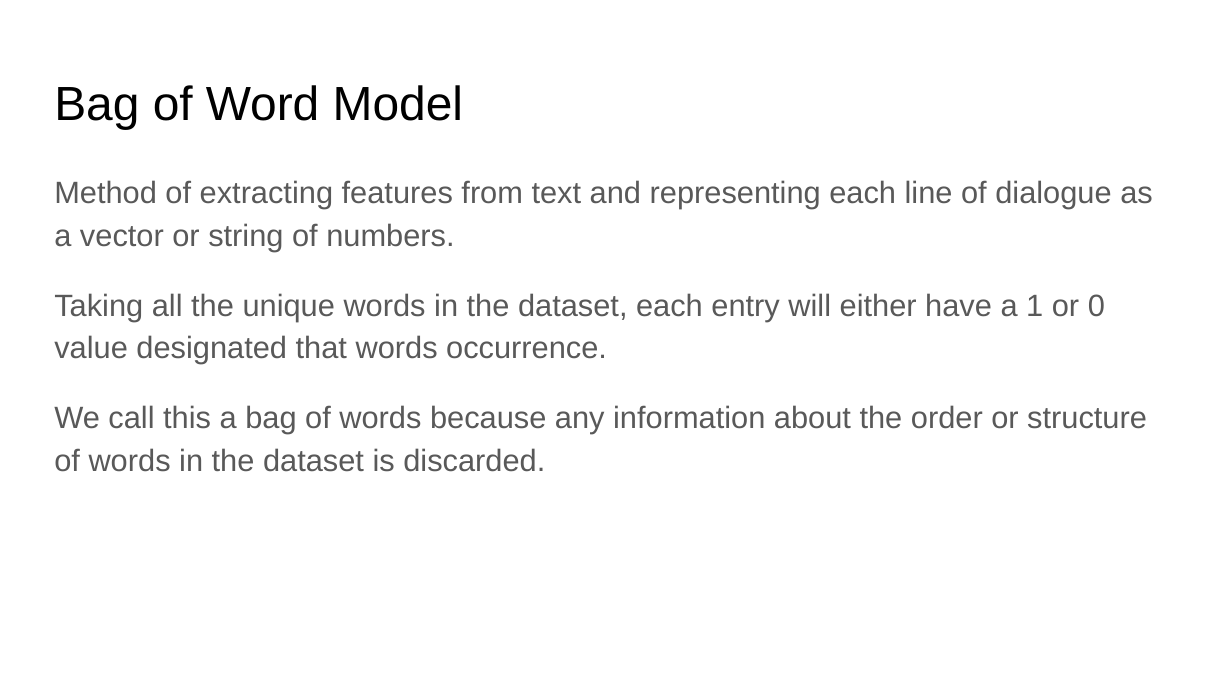
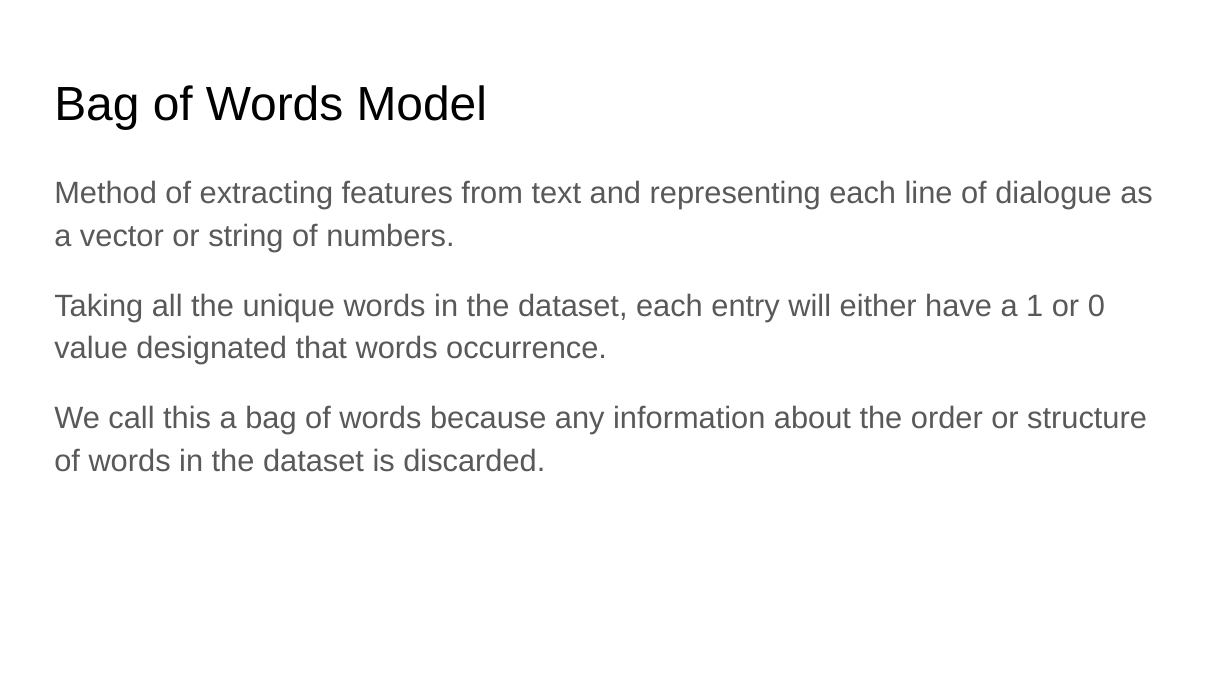
Before and after one commit to bgbarton0360/Capstone-Project-2, a slide deck: slide 17 of Capstone 2 Slides.pptx. Drawn at 1232x693 pixels with LibreOffice and Linux fonts; fonts in the diff are those of the drawing. Boxes give left, top, right and bottom in pixels: in the first picture for what was removed or moved away, otherwise in the second. Text is boxed around its words. In the diff, an @@ line names an element or a change of style, - is before the commit and + after.

```diff
--- a/Capstone 2 Slides.pptx
+++ b/Capstone 2 Slides.pptx
@@ title at <box>54,85,487,129</box>: text changed @@
-Bag of Word Model
+Bag of Words Model
```
Also in this commit, not shown: 3 slides added, 1 other file.
